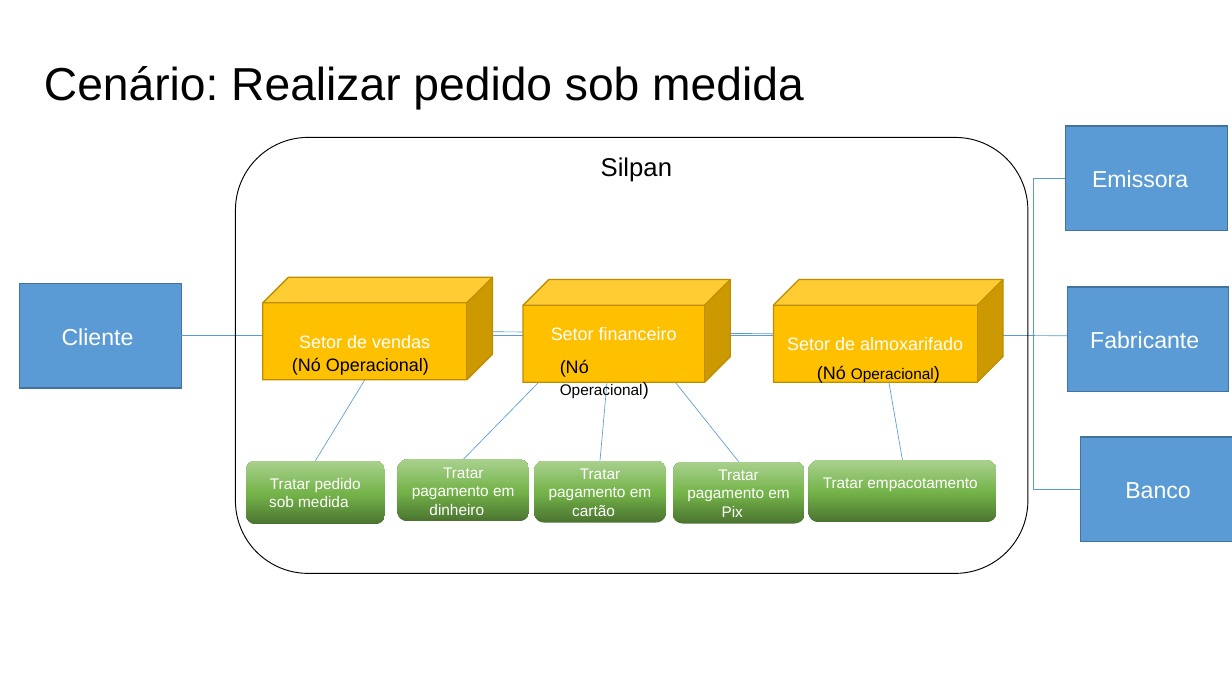
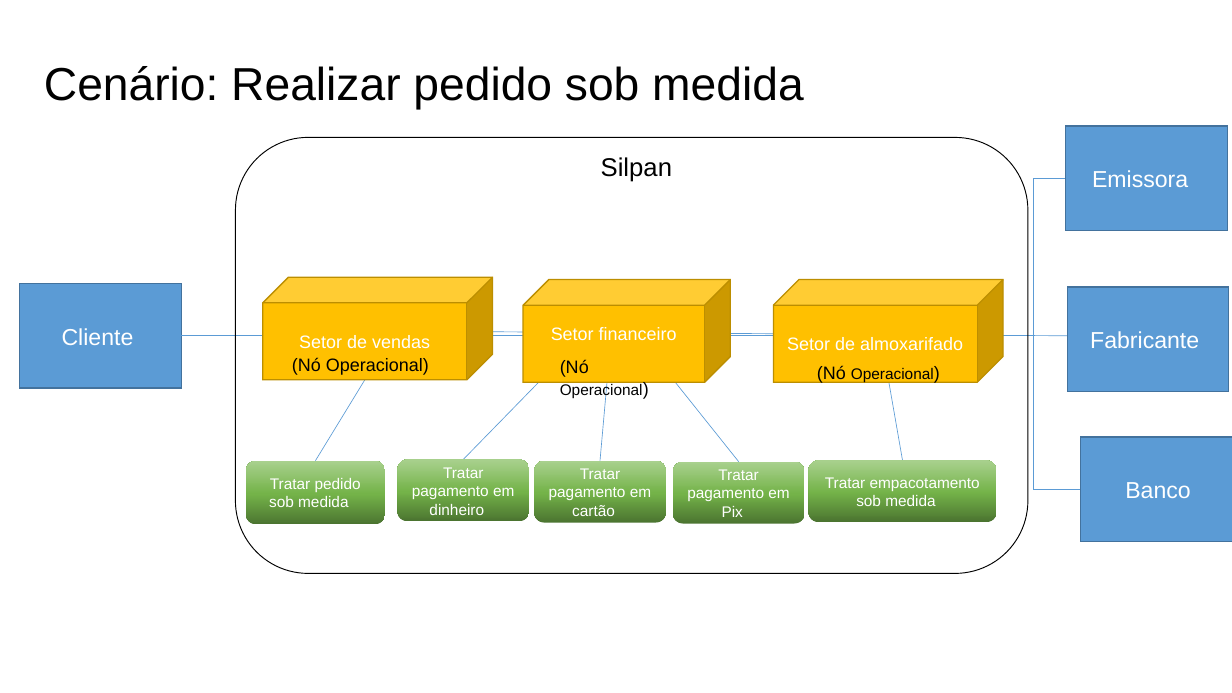
Before and after one commit to Systematicos/FindingApp, a slide deck: slide 5 of Documentation/15. Arquitetura_de_Negócio_para_cada_Cenário.pptx. Drawn at 1232x693 pixels with LibreOffice and Linux fonts; fonts in the diff are those of the drawing. Boxes give left, top, right and bottom in pixels: in the first picture for what was removed or moved away, otherwise in the second. Text is boxed around its words. In the diff, an @@ line names an element or a change of style, - is before the commit and + after.

```diff
--- a/Documentation/15. Arquitetura_de_Negócio_para_cada_Cenário.pptx
+++ b/Documentation/15. Arquitetura_de_Negócio_para_cada_Cenário.pptx
@@ text in rounded rectangle at bbox=[825, 477, 980, 506]: text changed @@
-Tratar empacotamento
+Tratar empacotamento sob medida
```
Also in this commit, not shown: 40 other files.
